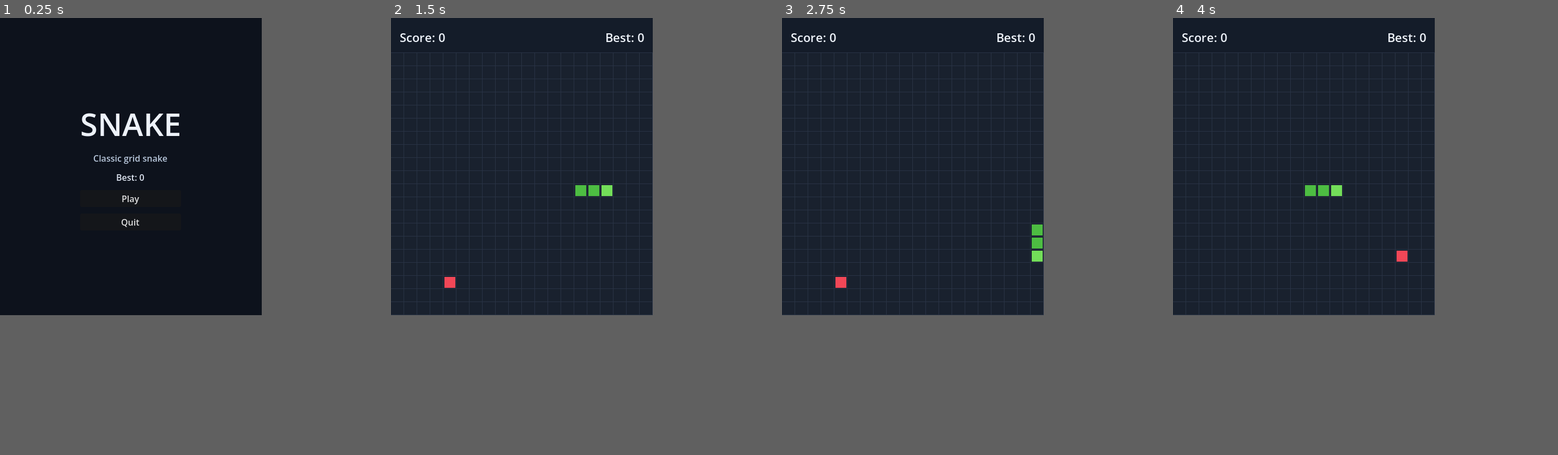
Above: before the commit, frames 1-4 (left to right).
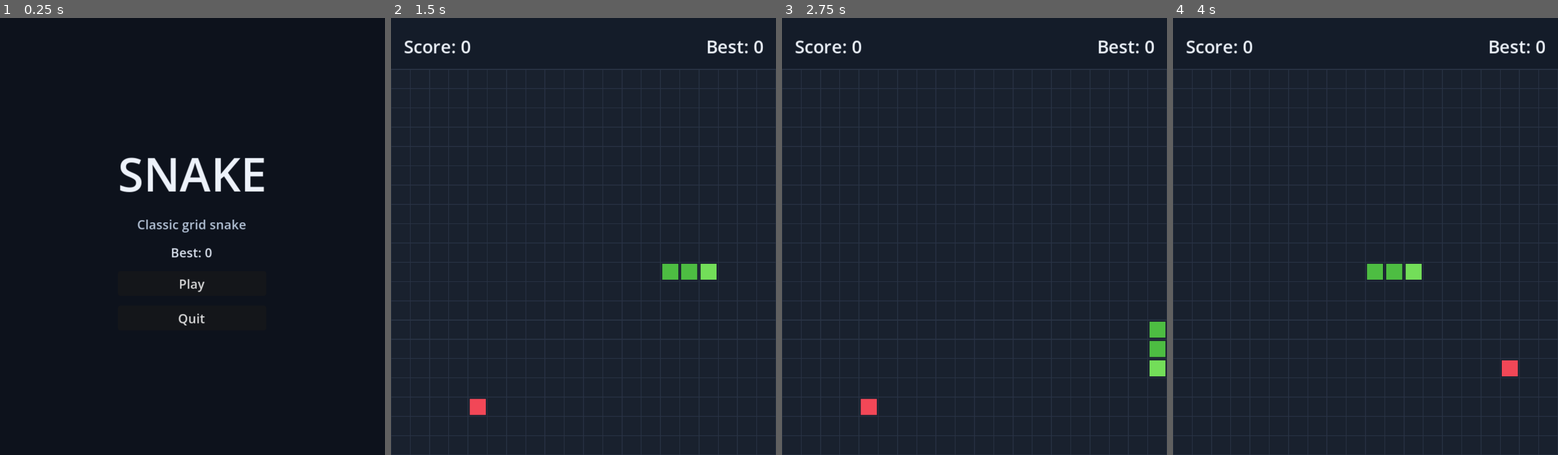
Above: after the commit, the same moments.

Repository: clash402/snake-godot
Game: Godot game, scene res://scenes/Main.tscn
Two runs of this game, one before a commit and one after it. Both use one fixed random seed, a clock stepped at 60 frames per second and the inputs below.
Inputs:
- Up to frame 1 (0.25 s): no input
- Up to frame 2 (1.5 s): click "Play" at 0.5 s; hold Right (ui_right) from 1.28 s (still down)
- Up to frame 3 (2.75 s): release Right (ui_right) at 2.03 s; hold Down (ui_down) from 2.03 s (still down)
- Up to frame 4 (4 s): release Down (ui_down) at 2.78 s; hold Right (ui_right) 2.78-3.5 s; click "Restart" at 3.5 s
The window is 480x544 before the commit and 706x800 after it. Grey fills any space a smaller window leaves; there, only what the larger window draws over its background counts as a difference.

The runs differ from the first frame. In frame 1, 2.8% of the frame differs, in the area x 21-69%, y 21-71%; in frame 2, 1.8%; in frame 3, 1.8%; in frame 4, 1.8%.

Commit message:
Increase default window size via overrides

Diff:
--- a/project.godot
+++ b/project.godot
@@ -19,6 +19,8 @@
 
 window/size/viewport_width=480
 window/size/viewport_height=544
+window/size/window_width_override=960
+window/size/window_height_override=1088
 window/stretch/mode="canvas_items"
 
 [input]
